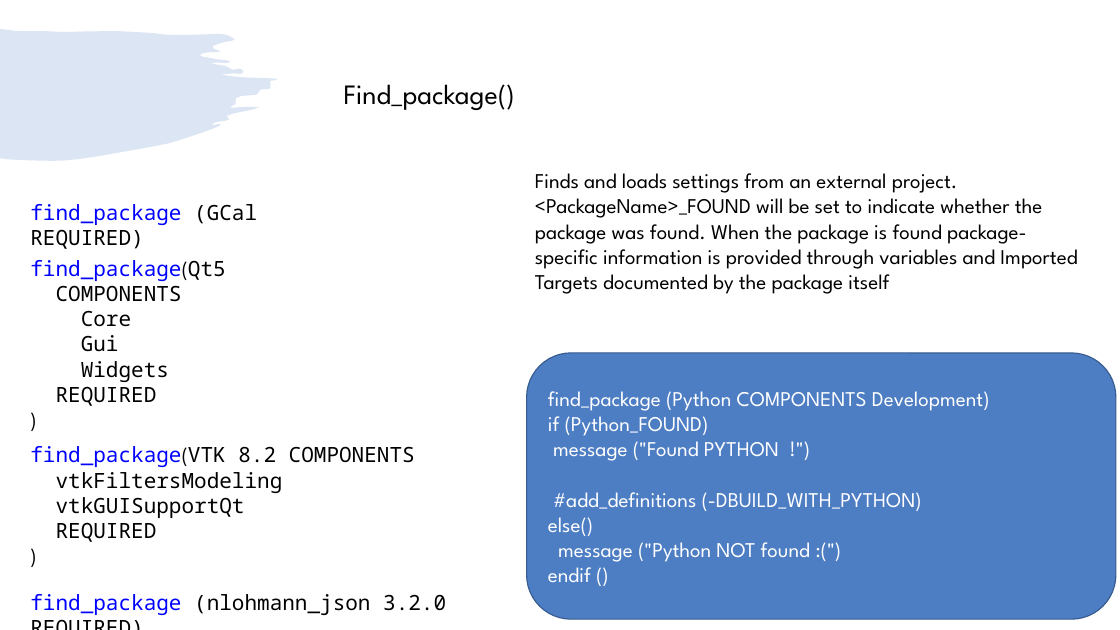
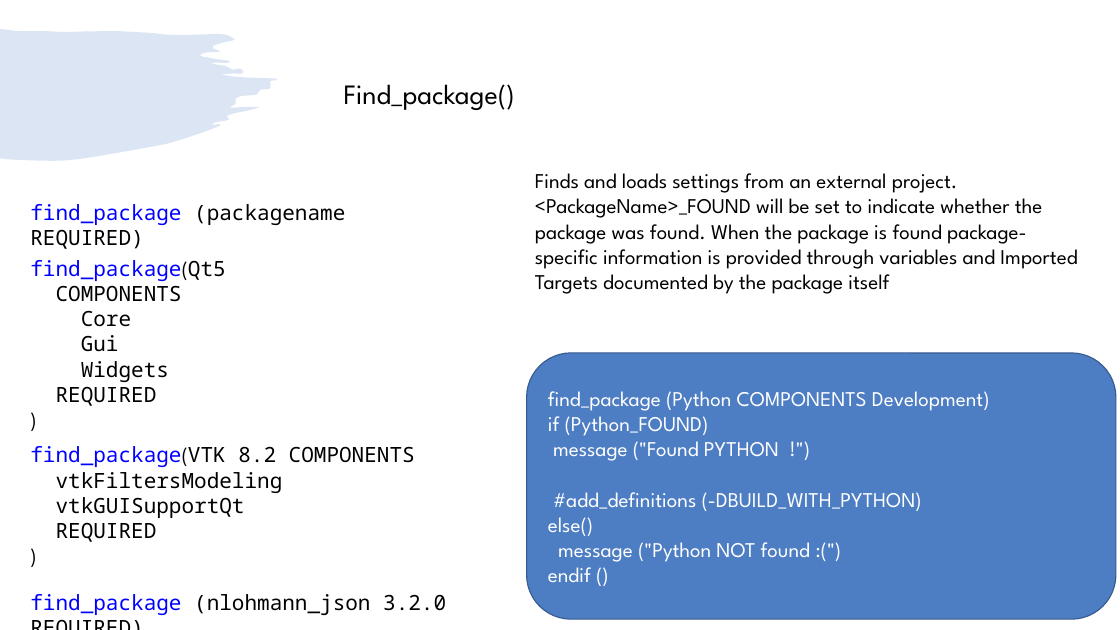
Before and after one commit to girishlande/cmake, a slide deck: slide 12 of learnings.pptx (slide 5 before the commit). Drawn at 1120x630 pixels with LibreOffice and Linux fonts; fonts in the diff are those of the drawing. Boxes give left, top, right and bottom in pixels: in the first picture for what was removed or moved away, otherwise in the second. Text is boxed around its words. In the diff, an @@ line names an element or a change of style, - is before the commit and + after.

```diff
--- a/learnings.pptx
+++ b/learnings.pptx
@@ text at (x1=30, y1=204, x2=345, y2=249): text changed @@
-find_package (GCal REQUIRED)
+find_package (packagename REQUIRED)
```
Also in this commit, not shown: 5 other slides changed, 8 slides added, 3 slides removed.
